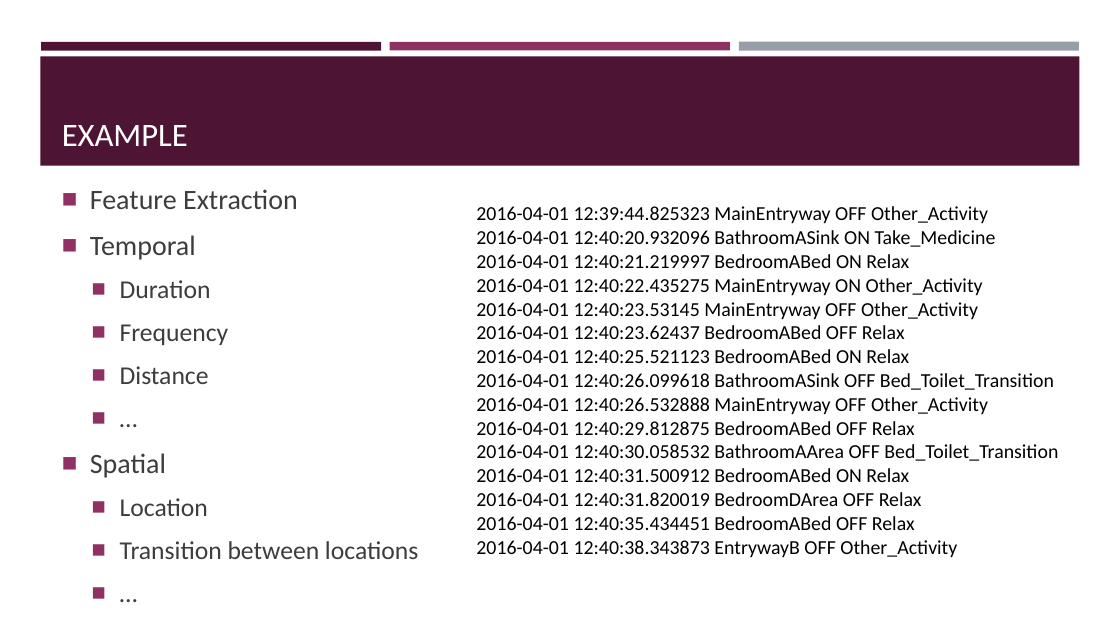
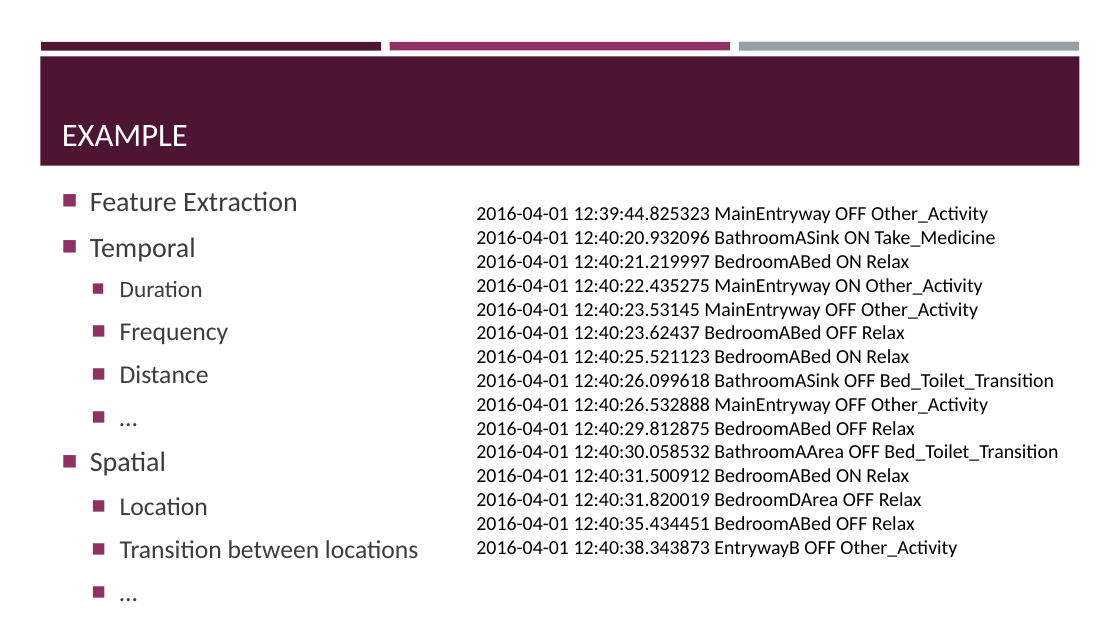
Before and after one commit to BeiyuLinCS/beiyulin.github.io, a slide deck: slide 12 of teach/spring_21/behavior_modeling/week2_research_method.pptx. Drawn at 1120x630 pixels with LibreOffice and Linux fonts; fonts in the diff are those of the drawing. Boxes give left, top, right and bottom in pixels: in the first picture for what was removed or moved away, otherwise in the second. Text is boxed around its words. In the diff, an @@ line names an element or a change of style, - is before the commit and + after.

```diff
--- a/teach/spring_21/behavior_modeling/week2_research_method.pptx
+++ b/teach/spring_21/behavior_modeling/week2_research_method.pptx
@@ text at (120, 281, 203, 297): size 22 to 20 pt in "Duration" @@
```
Also in this commit, not shown: 1 other slide changed, 40 slides added, 1 slide removed, 1 other file.
